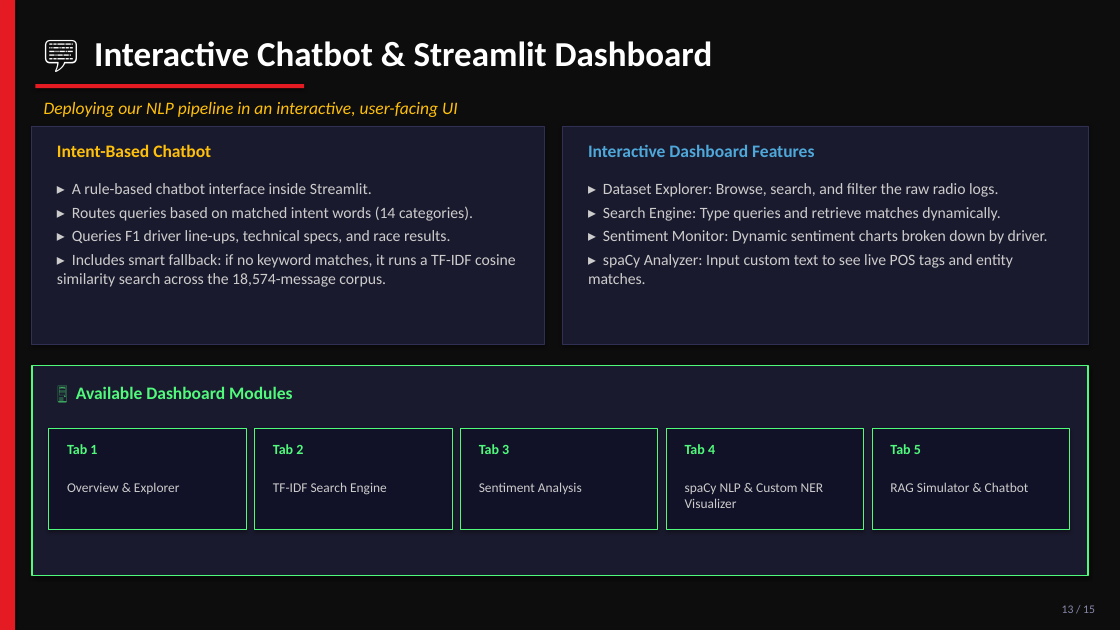
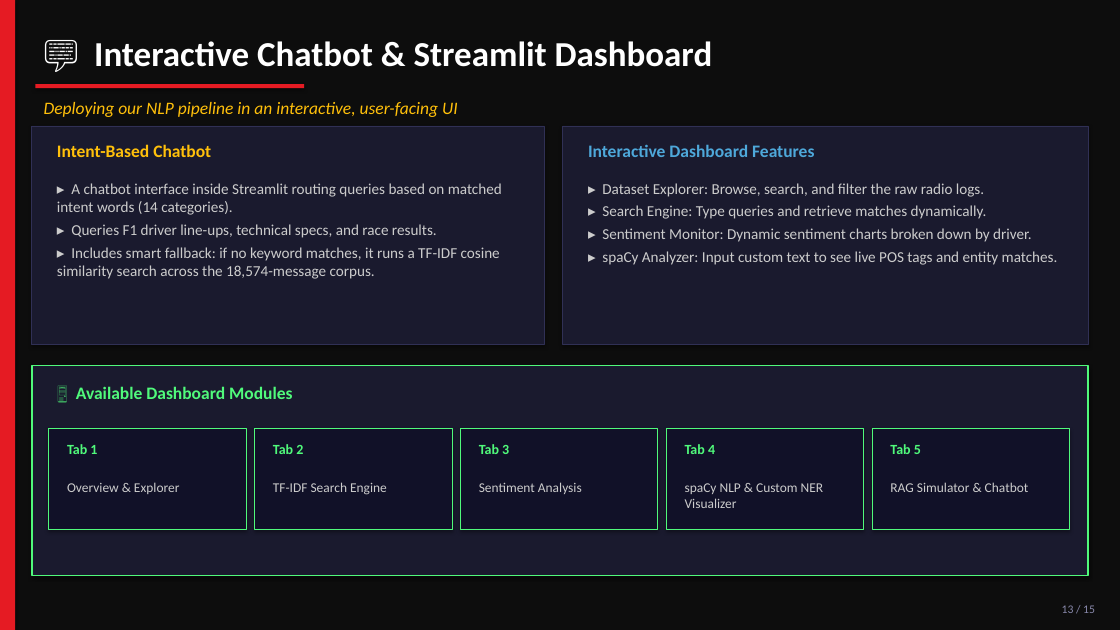
Before and after one commit to iamshashwatsingh/f1-nlp-analyzer, a slide deck: slide 13 of f1_nlp_presentation.pptx. Drawn at 1120x630 pixels with LibreOffice and Linux fonts; fonts in the diff are those of the drawing. Boxes give left, top, right and bottom in pixels: in the first picture for what was removed or moved away, otherwise in the second. Text is boxed around its words. In the diff, an @@ line names an element or a change of style, - is before the commit and + after.

```diff
--- a/f1_nlp_presentation.pptx
+++ b/f1_nlp_presentation.pptx
@@ text "▸ Dataset Explorer: Browse, search, ..." at [602,183,1058,265]: size 13.5 to 13 pt @@
@@ text at [57,183,502,215]: text changed; size 13.5 to 13 pt @@
-▸ A rule-based chatbot interface inside Streamlit.
-▸ Routes queries based on matched intent words (14 categories).
+▸ A chatbot interface inside Streamlit routing queries based on matched intent words (14 categories).
@@ text at [57,224,500,279]: size 13.5 to 13 pt in "▸ Queries F1 driver line-ups, technical specs, ...", "▸ Includes smart fallback: if no keyword ..." @@
```
Also in this commit, not shown: 9 other slides changed, 3 slides added, 3 slides removed.
